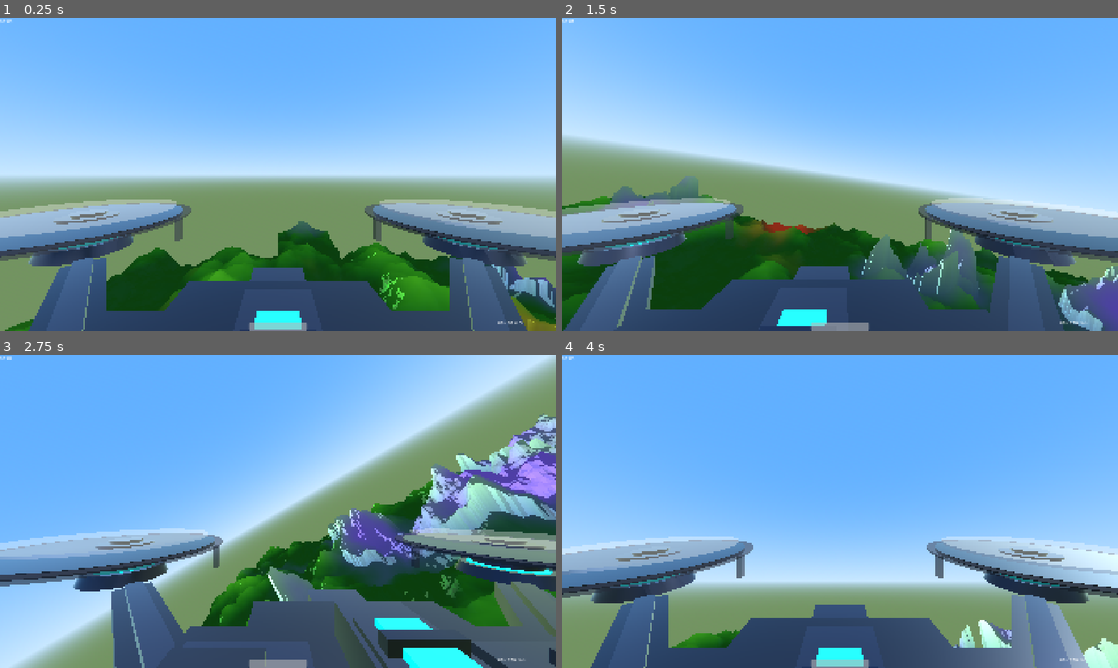
Above: before the commit, frames 1-4 (two rows, left to right).
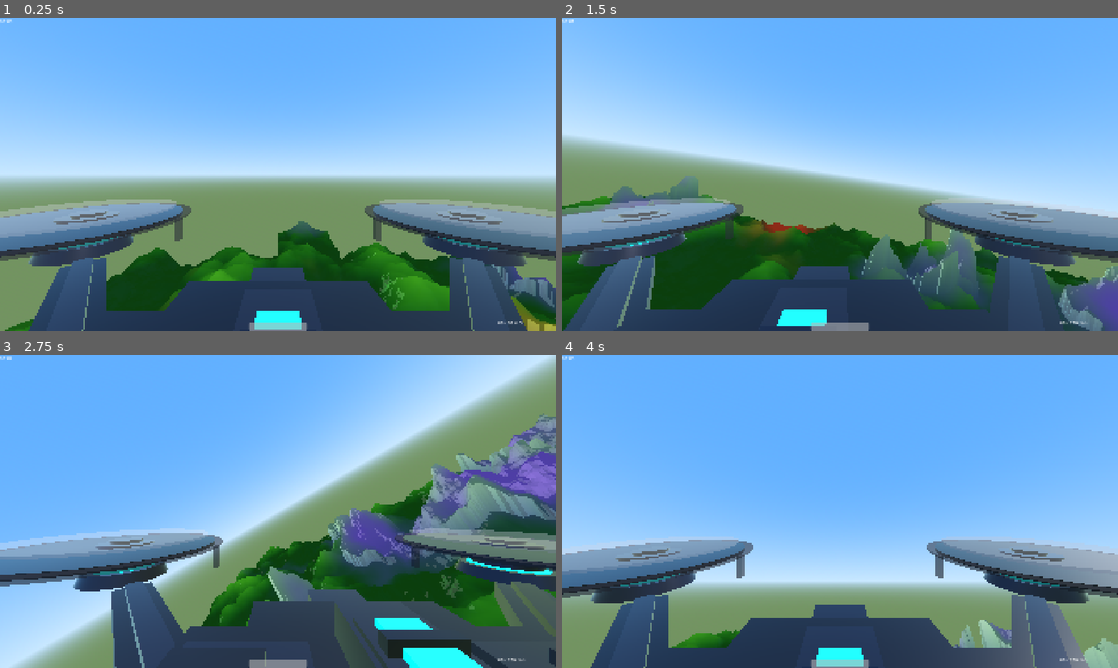
Above: after the commit, the same moments.

Repository: patakuti/vfpv
Game: Godot game, scene res://scenes/main.tscn
The game is run twice, just before and just after one commit, with the same random seed, the same clock (stepped at 60 frames per second) and the same inputs.
Inputs:
- Up to frame 1 (0.25 s): no input
- Up to frame 2 (1.5 s): tap Enter at 0.5 s; hold Shift 0.53-1.28 s; tap Space at 0.77 s; tap H at 1.35 s
- Up to frame 3 (2.75 s): tap Space at 1.52 s; hold L from 2.03 s (still down)
- Up to frame 4 (4 s): release L at 2.78 s; tap J at 2.85 s; tap Space at 3.02, 3.77 s; hold K from 3.53 s (still down)

The runs differ from the first frame. In frame 1, 2.4% of the frame differs, in the area x 0-100%, y 59-100%; in frame 2, 2.7%; in frame 3, 10%, in the area x 0-100%, y 19-100%; in frame 4, 8.1%.

Commit message:
Disable shadows on Compatibility renderer to fix overbright surfaces
Workaround for godotengine/godot#90259: the Compatibility renderer
(WebGL/OpenGL) renders shadowed lights in sRGB multipass, causing
surfaces to appear white. Detect the renderer at runtime and disable
DirectionalLight3D shadows when running on Compatibility.

Co-Authored-By: Claude Opus 4.6 <noreply@anthropic.com>

Diff:
--- a/scripts/main.gd
+++ b/scripts/main.gd
@@ -1,6 +1,8 @@
 extends Node3D
 
 func _ready() -> void:
+	_adjust_light_for_renderer()
+
 	var player = $Player
 	var vi_input = $Player/ViInput
 	var hud = $HUD
@@ -17,6 +19,13 @@
 	var sfx = $SFX
 	sfx.setup(player)
 	player.sfx = sfx
+
+func _adjust_light_for_renderer() -> void:
+	# Workaround for godotengine/godot#90259:
+	# Compatibility renderer makes shadowed lights overbright due to
+	# sRGB multipass rendering. Disable shadows to avoid white surfaces.
+	if RenderingServer.get_rendering_device() == null:
+		$DirectionalLight3D.shadow_enabled = false
 
 func set_quality(level: String) -> void:
 	if level not in ["low", "mid", "high", "auto"]:
Not shown, changed: README.md
